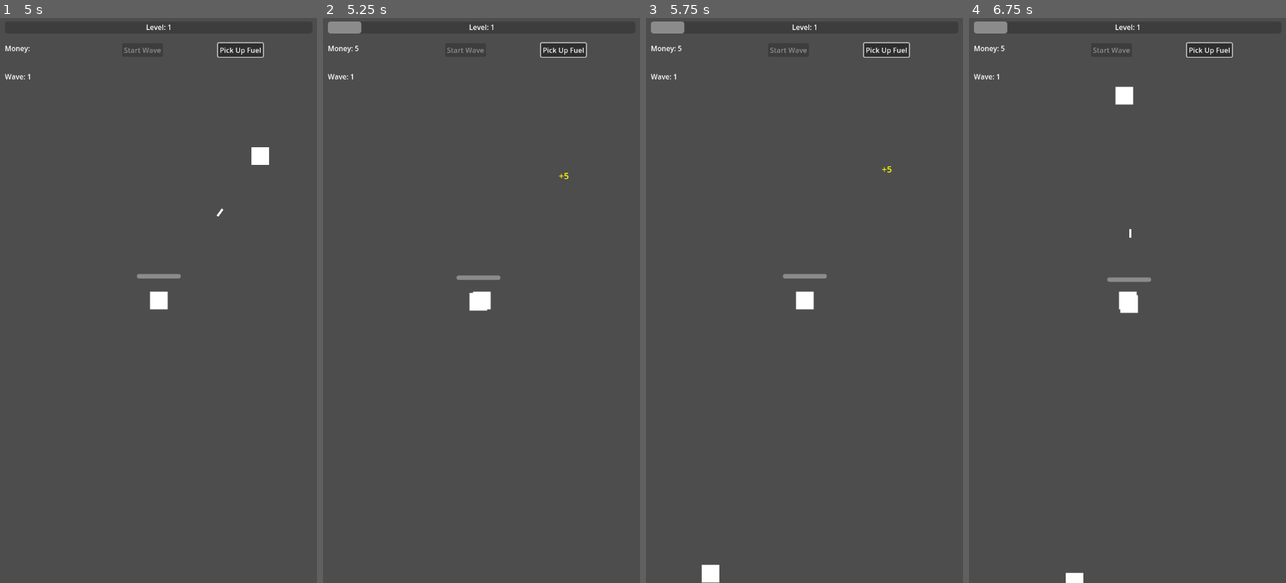
Above: before the commit, frames 1-4 (left to right).
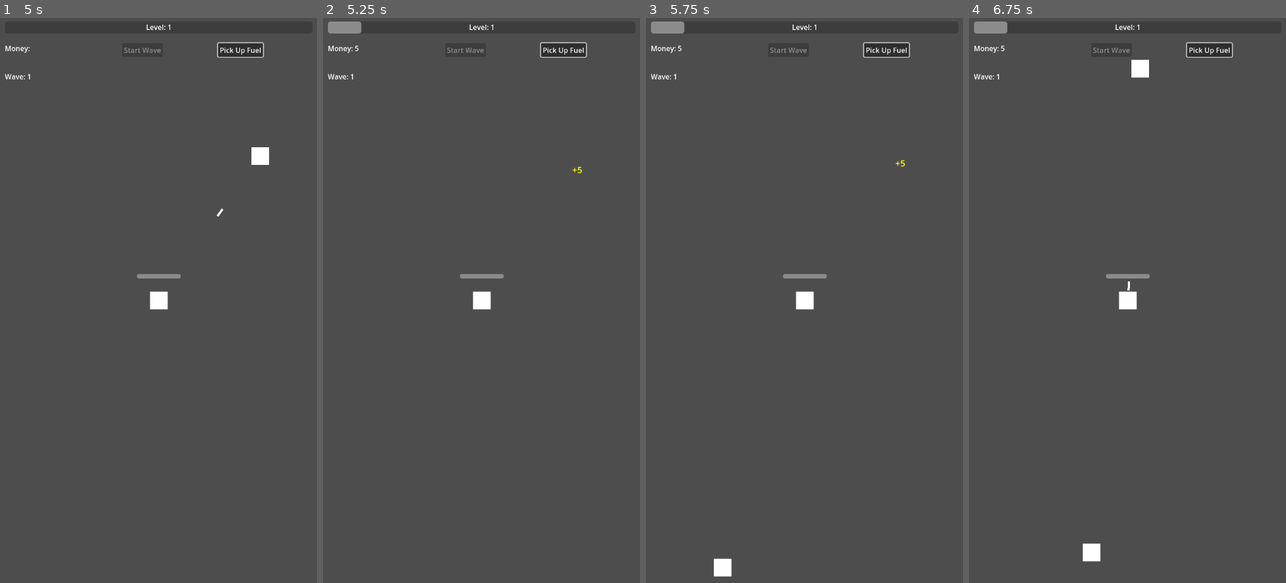
Above: after the commit, the same moments.

Repository: Davideee03/MobileComputing
Game: Godot game, scene res://Scenes/Towns/Town.tscn
Same seed, same stepped clock (60 frames per second), same inputs: the game is played once before the commit and once after it.
Inputs (mouse positions are in pixels of both pictures, inside the frame that each line leads up to):
- Up to frame 1 (5 s): click "Start Wave" at 0.5 s; click "Pick Up Fuel" at 1.25 s; click "Pick Up Fuel" at 2 s; click "Pick Up Fuel" at 2.75 s; tap Enter at 3.5 s; move the mouse to (228, 272) at 3.52 s; click (228, 272) at 3.67 s; tap Space at 4.25 s; drag from (95, 328) to (158, 300) at 4.27 s
- Up to frame 2 (5.25 s): move the mouse to (513, 176) at 5.02 s; click (513, 176) at 5.17 s
- Up to frame 3 (5.75 s): no input
- Up to frame 4 (6.75 s): drag from (1111, 413) to (1032, 215) at 5.77 s; move the mouse to (1222, 385) at 6.52 s; click (1222, 385) at 6.67 s

Frame 1 is identical in both runs. In frame 2, 0.2% of the frame differs, in the area x 42-82%, y 26-52%; in frame 3, 0.3%; in frame 4, 0.9%, in the area x 30-58%, y 7-100%.

Commit message:
Touch movement solved

Diff:
--- a/Scripts/Player/Player.gd
+++ b/Scripts/Player/Player.gd
@@ -6,6 +6,7 @@
 var direction : Vector2
 
 var first_position : Vector2
+var is_dragging : bool = false
 
 ###ENEMIES###
 #var enemies : Array[Node2D]
@@ -24,6 +25,7 @@
 		get_tree().quit()
 
 	if event is InputEventScreenTouch:
+		is_dragging = false
 		if event.is_pressed():
 			first_position = (event.position - (get_viewport().size*0.5))
 		else:
@@ -31,9 +33,11 @@
 	elif event is InputEventScreenDrag:
 		var target : Vector2 = (event.position - (get_viewport().size*0.5))
 		direction = first_position.direction_to(target).normalized()
+		is_dragging = true
+
 
 func _process(delta):
-	if first_position!=global_position:
+	if is_dragging:
 		global_position += direction * speed * delta
 #	#If there's an enemy and can_shoot, shoot
 #	if !enemies.is_empty() && can_shoot:
